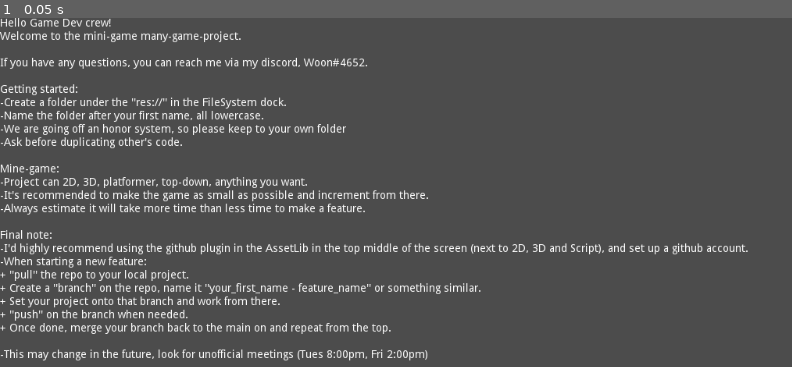
Above: before the commit, frame 1.
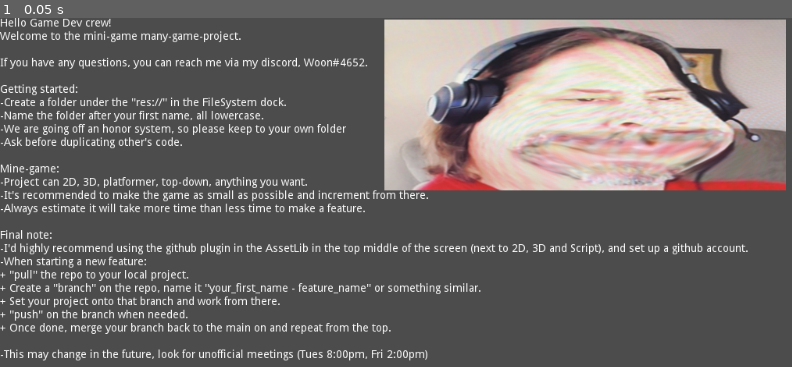
Above: after the commit, the same moment.

Repository: ColeWarden/mini-game-many-game
Game: Godot game, scene res://_core/ReadMe.tscn
The game is run twice, just before and just after one commit, with the same random seed, the same clock (stepped at 60 frames per second) and the same inputs.
Inputs:
- Up to frame 1 (0.05 s): no input

The runs differ from the first frame. In frame 1, 24% of the frame differs, in the area x 48-100%, y 0-50%.

Commit message:
cool picture
Added cool picture

Diff:
--- a/project/_core/ReadMe.tscn
+++ b/project/_core/ReadMe.tscn
@@ -1,4 +1,6 @@
-[gd_scene format=2]
+[gd_scene load_steps=2 format=2]
+
+[ext_resource path="res://Gavin/image.png" type="Texture" id=1]
 
 [node name="ReadMe" type="Label"]
 text = "Hello Game Dev crew!
@@ -33,3 +35,8 @@
 
 
 	"
+
+[node name="Image" type="Sprite" parent="."]
+position = Vector2( 749, 111 )
+scale = Vector2( 0.381677, 0.182805 )
+texture = ExtResource( 1 )
Binary file added: project/Gavin/image.png
Not shown, added: project/Gavin/image.png.import
